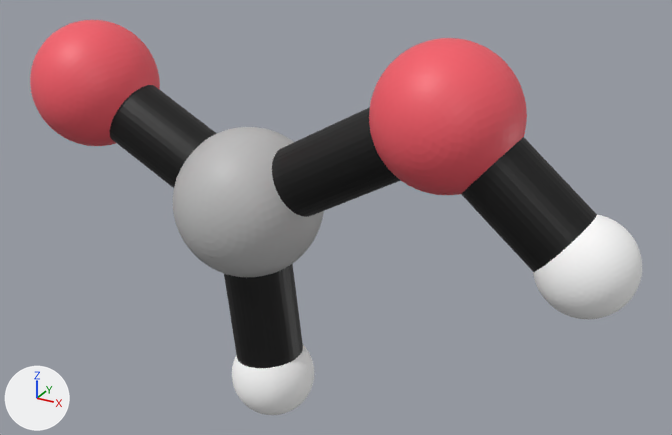
The glTF model Formico.glb: old version first, new version second.
Both versions are drawn from a camera (50 mm lens) standing at (2.41, -4.03, 3.38) and looking at (0.13, 0.12, 1.31). Arrows for +X, +Y and +Z are at lower left; the lights stay in place. The older version comes first. Where no turn or scale is listed for an object, it has been applied to the vertices. Vertices at exactly the same position are counted once.
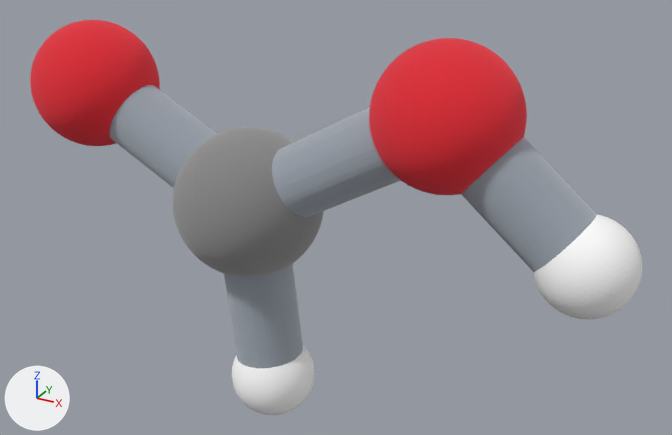
Patch to the scene script:
```diff
--- a/Formico.glb.py
+++ b/Formico.glb.py
@@ mat_enlaces @@
+mat_enlaces = bpy.data.materials.new('enlaces')
+mat_enlaces.use_nodes = True; mat_enlaces.node_tree.nodes.clear()
+_N = mat_enlaces.node_tree.nodes; _L = mat_enlaces.node_tree.links
+n0 = _N.new('ShaderNodeBsdfPrincipled'); n0.name = 'Principled BSDF'
+n0.inputs[1].default_value = 1.0  # 'Metallic'
+n0.inputs[2].default_value = 1.0  # 'Roughness'
+n1 = _N.new('ShaderNodeOutputMaterial'); n1.name = 'Material Output'
+n2 = _N.new('ShaderNodeVertexColor'); n2.name = 'Color Attribute'
+_L.new(n0.outputs[0], n1.inputs[0])  # 'BSDF' to 'Surface'
+_L.new(n2.outputs[0], n0.inputs[0])  # 'Color' to 'Base Color'
@@ mat_atom_c1 @@
+mat_atom_c1 = bpy.data.materials.new('atom_C1')
+mat_atom_c1.use_nodes = True; mat_atom_c1.node_tree.nodes.clear()
+_N = mat_atom_c1.node_tree.nodes; _L = mat_atom_c1.node_tree.links
+n0 = _N.new('ShaderNodeBsdfPrincipled'); n0.name = 'Principled BSDF'
+n0.inputs[1].default_value = 1.0  # 'Metallic'
+n0.inputs[2].default_value = 1.0  # 'Roughness'
+n1 = _N.new('ShaderNodeOutputMaterial'); n1.name = 'Material Output'
+n2 = _N.new('ShaderNodeVertexColor'); n2.name = 'Color Attribute'
+_L.new(n0.outputs[0], n1.inputs[0])  # 'BSDF' to 'Surface'
+_L.new(n2.outputs[0], n0.inputs[0])  # 'Color' to 'Base Color'
@@ mat_atom_o2 @@
+mat_atom_o2 = bpy.data.materials.new('atom_O2')
+mat_atom_o2.use_nodes = True; mat_atom_o2.node_tree.nodes.clear()
+_N = mat_atom_o2.node_tree.nodes; _L = mat_atom_o2.node_tree.links
+n0 = _N.new('ShaderNodeBsdfPrincipled'); n0.name = 'Principled BSDF'
+n0.inputs[1].default_value = 1.0  # 'Metallic'
+n0.inputs[2].default_value = 1.0  # 'Roughness'
+n1 = _N.new('ShaderNodeOutputMaterial'); n1.name = 'Material Output'
+n2 = _N.new('ShaderNodeVertexColor'); n2.name = 'Color Attribute'
+_L.new(n0.outputs[0], n1.inputs[0])  # 'BSDF' to 'Surface'
+_L.new(n2.outputs[0], n0.inputs[0])  # 'Color' to 'Base Color'
@@ mat_atom_o1 @@
+mat_atom_o1 = bpy.data.materials.new('atom_O1')
+mat_atom_o1.use_nodes = True; mat_atom_o1.node_tree.nodes.clear()
+_N = mat_atom_o1.node_tree.nodes; _L = mat_atom_o1.node_tree.links
+n0 = _N.new('ShaderNodeBsdfPrincipled'); n0.name = 'Principled BSDF'
+n0.inputs[1].default_value = 1.0  # 'Metallic'
+n0.inputs[2].default_value = 1.0  # 'Roughness'
+n1 = _N.new('ShaderNodeOutputMaterial'); n1.name = 'Material Output'
+n2 = _N.new('ShaderNodeVertexColor'); n2.name = 'Color Attribute'
+_L.new(n0.outputs[0], n1.inputs[0])  # 'BSDF' to 'Surface'
+_L.new(n2.outputs[0], n0.inputs[0])  # 'Color' to 'Base Color'
@@ me_mesh_0 @@
 me_mesh_0.from_pydata(...)  # 1002 vertices, 2000 faces; spans x 0.43..1.179, y -0.4..0.35, z 0.451..1.2
-me_mesh_0.materials.append(mat_defaultmaterial)
+me_mesh_0.materials.append(mat_atom_o1)
@@ me_mesh_1 @@
 me_mesh_1.from_pydata(...)  # 1002 vertices, 2000 faces; spans x -1.794..-1.055, y -0.395..0.345, z 0.325..1.064
-me_mesh_1.materials.append(mat_defaultmaterial_001)
+me_mesh_1.materials.append(mat_atom_o2)
@@ me_mesh_2 @@
 me_mesh_2.from_pydata(...)  # 1002 vertices, 2000 faces; spans x -0.79..0.059, y -0.45..0.4, z -0.277..0.572
-me_mesh_2.materials.append(mat_defaultmaterial_002)
+me_mesh_2.materials.append(mat_atom_c1)
@@ me_mesh_5 @@
 me_mesh_5.from_pydata(...)  # 652 vertices, 1300 faces; spans x -1.52..1.67, y -0.22..0.17, z -0.97..1.0
-me_mesh_5.materials.append(mat_material_0)  # white #ffffff
+# me_mesh_5 part 1: all 1298 faces that had it switch from mat_defaultmaterial_003 to mat_enlaces
+# me_mesh_5 part 2: 1298 faces centred in x -1.52..1.67, y -0.22..0.17, z -0.97..0.99 are repainted in the vertex colours; the middle colour goes from black #000000 to light grey #cad0d7
+me_mesh_5.materials.append(mat_atom_o1_001)  # white #ffffff
```

Pixel boxes (x1, y1, x2, y2) of what changed, in the pictures (672 x 435 px):
'Mesh_0', recoloured (darker)
    both: (369, 38, 527, 195)
'Mesh_2', recoloured (darker)
    both: (173, 127, 324, 277)
'Mesh_1', recoloured (darker)
    both: (30, 20, 160, 146)
part 1 of me_mesh_5, recoloured (black to grey)
    both: (109, 85, 597, 369)
part 2 of me_mesh_5, recoloured (black to light grey)
    both: (109, 85, 597, 369)
